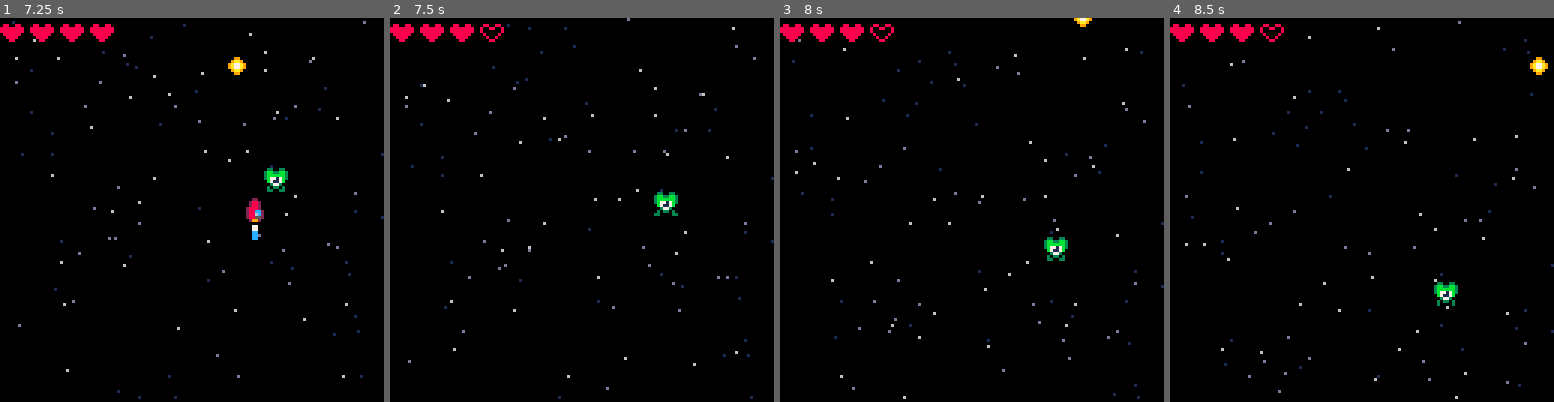
Above: before the commit, frames 1-4 (left to right).
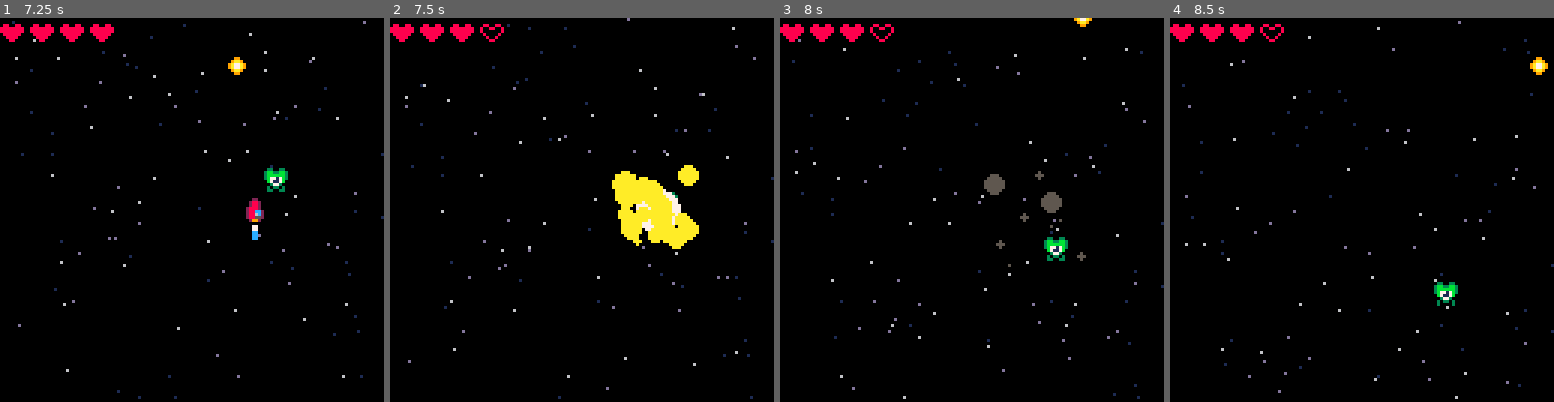
Above: after the commit, the same moments.

Repository: gabriel-jm/pico8-games
Game: PICO-8 cartridge shmup.p8
The game is run twice, just before and just after one commit, with the same random seed, the same clock (stepped at 60 frames per second) and the same inputs.
Inputs:
- Up to frame 1 (7.25 s): tap X (X key) at 0.33, 0.7, 1.43, 2.58, 3.1, 3.62, 4.13, 4.65, 5.17, 5.68, 6.2, 6.72, 7.23 s; tap O (Z key) at 1.07, 1.8, 2.43, 3.07, 3.7, 4.33, 4.97, 5.6, 6.23, 6.87 s; hold Right 2.33-3.33 s; hold Right 3.38-4.22 s; hold Up 4.27-4.67 s; hold Right 4.72-5.72 s; hold Down 5.77-6.1 s; hold Left 6.15-6.98 s; hold Right from 7.03 s (still down)
- Up to frame 2 (7.5 s): keep holding Right
- Up to frame 3 (8 s): keep holding Right; tap O (Z key) at 7.5 s; tap X (X key) at 7.75 s
- Up to frame 4 (8.5 s): release Right at 8.03 s; hold Right from 8.08 s (still down); tap O (Z key) at 8.13 s; tap X (X key) at 8.27 s

Frame 1 is identical in both runs. In frame 2, 3.0% of the frame differs, in the area x 57-81%, y 38-61%; in frame 3, 0.6%; in frame 4, nothing differs.

Commit message:
shmup - refactoring explosions

Diff:
--- a/shmup.p8
+++ b/shmup.p8
@@ -120,7 +120,7 @@
 	})
 end
 
-function explode(x,y)
+function explode(x,y,is_blue)
 	add(particles,{
 		x=x,
 		y=y,
@@ -128,7 +128,8 @@
 		sy=0,
 		age=0,
 		size=10,
-		max_age=0
+		max_age=0,
+		blue=is_blue
 	})
 
 	for i=1,30 do
@@ -139,8 +140,29 @@
 			sy=(rnd()-0.5)*6,
 			age=rnd(2),
 			size=1+rnd(4),
-			max_age=10+rnd(10)
+			max_age=10+rnd(10),
+			blue=is_blue
 		})
+	end
+end
+
+age_colors={
+	{15,5},
+	{12,2},
+	{10,8},
+	{7,9},
+	{5,10},
+	{0,7}
+}
+function age_particle(age,is_blue)
+	if (is_blue) return 12
+
+	for
+		age_col in all(age_colors)
+	do
+		if age>age_col[1] then
+			return age_col[2]
+		end
 	end
 end
 -->8
@@ -223,6 +245,7 @@
 			invul==0
 		 and has_collision(e,ship)
 		then
+			explode(ship.x+4,ship.y+4)
 			lives-=1
 			invul=60
 			sfx(1)
@@ -306,23 +329,9 @@
 	end
 
 	foreach(particles,function(p)
-		local p_color=7
-
-		if p.age>5 then
-			p_color=10
-		end
-		if p.age>7 then
-			p_color=9
-		end
-		if p.age>10 then
-			p_color=8
-		end
-		if p.age>12 then
-			p_color=2
-		end
-		if p.age>15 then
-			p_color=5
-		end
+		local p_color=age_particle(
+			p.age,p.blue
+		)
 
 		circfill(
 			p.x,
